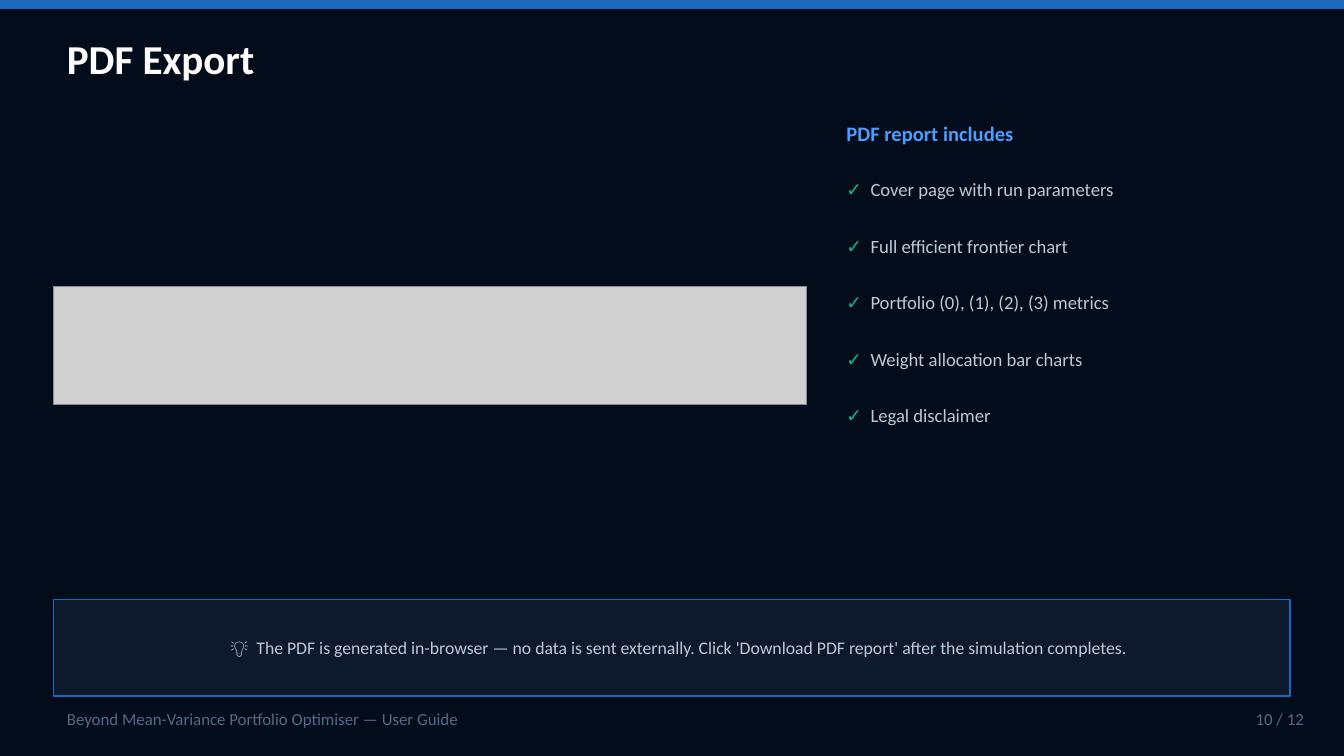
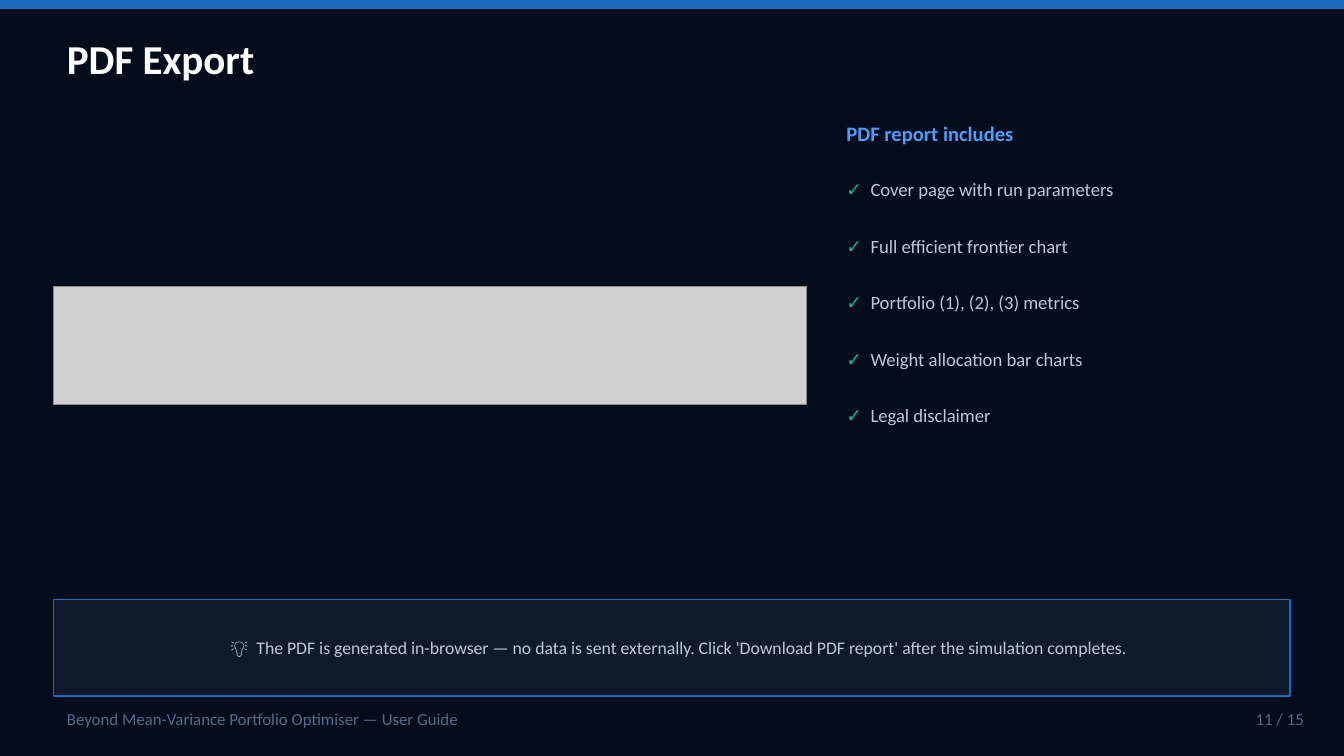
Before and after one commit to SamiJeddou/behavioral-portfolio-optimizer, a slide deck: slide 11 of userguide.pptx (slide 10 before the commit). Drawn at 1344x756 pixels with LibreOffice and Linux fonts; fonts in the diff are those of the drawing; grey boxes stand for pictures. Boxes give left, top, right and bottom in pixels: in the first picture for what was removed or moved away, otherwise in the second. Text is boxed around its words. In the diff, an @@ line names an element or a change of style, - is before the commit and + after.

```diff
--- a/userguide.pptx
+++ b/userguide.pptx
@@ text at (871,295,1079,312): text changed @@
-✓ Portfolio (0), (1), (2), (3) metrics
+✓ Portfolio (1), (2), (3) metrics
@@ text at (1256,714,1304,725): text changed @@
-10 / 12
+11 / 15
```
Also in this commit, not shown: 10 other slides changed, 3 slides added, 2 other files.
